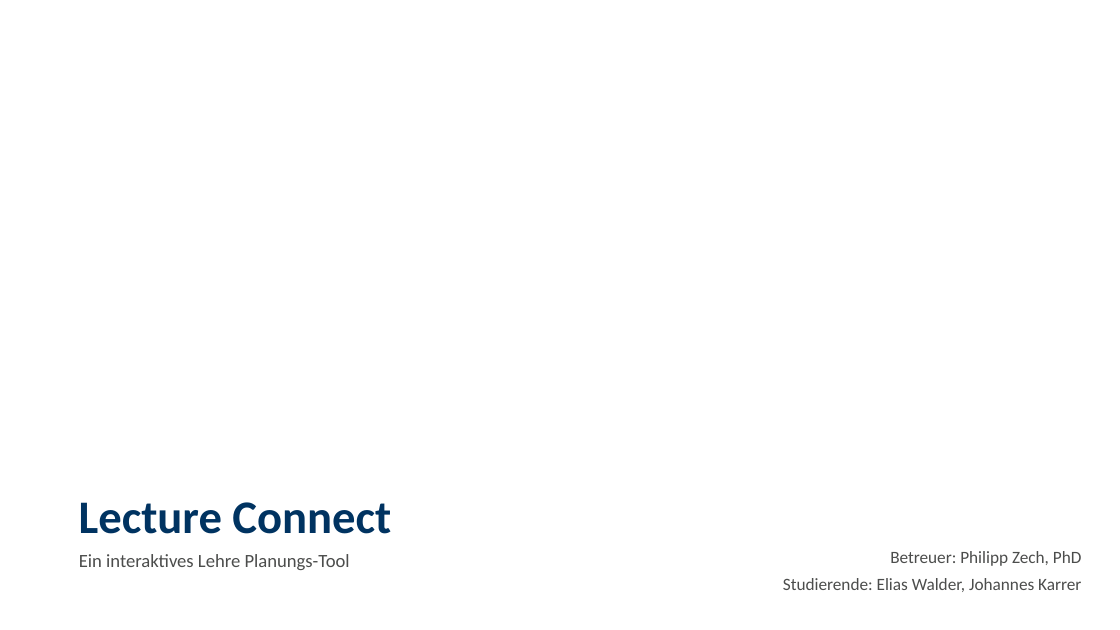
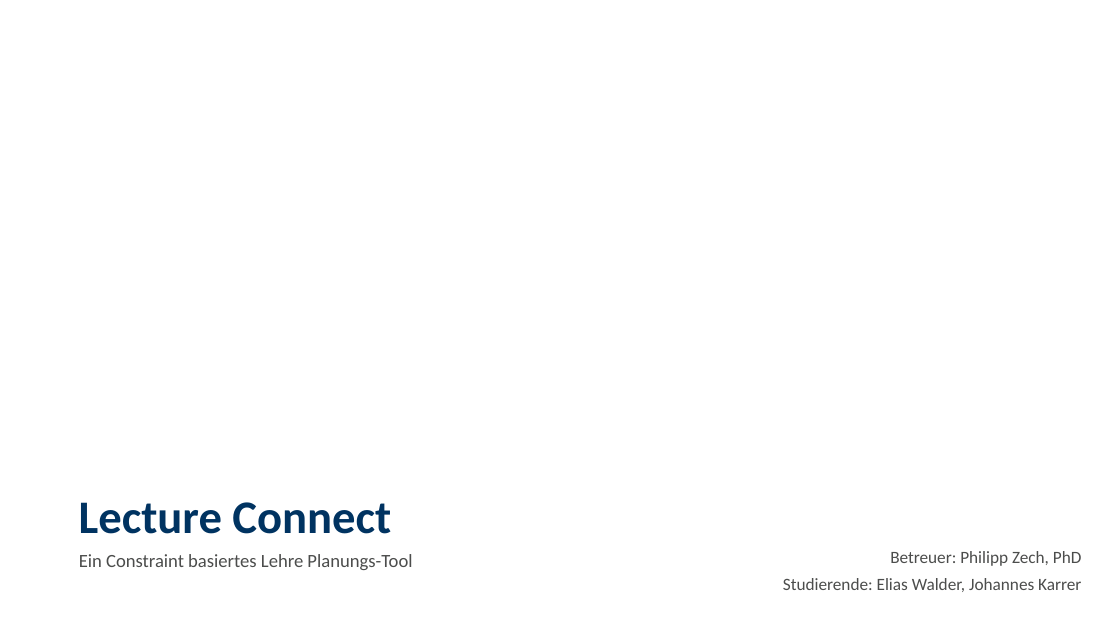
Before and after one commit to Darkuna/Lecture-Connect, a slide deck: slide 1 of Doku/Initiale Präsentation/pp-uniinnsbruck-vorlage-de-en-2023.pptx. Drawn at 1120x630 pixels with LibreOffice and Linux fonts; fonts in the diff are those of the drawing; background and template pictures are left out. Boxes give left, top, right and bottom in pixels: in the first picture for what was removed or moved away, otherwise in the second. Text is boxed around its words. In the diff, an @@ line names an element or a change of style, - is before the commit and + after.

```diff
--- a/Doku/Initiale Präsentation/pp-uniinnsbruck-vorlage-de-en-2023.pptx
+++ b/Doku/Initiale Präsentation/pp-uniinnsbruck-vorlage-de-en-2023.pptx
@@ text at box(79, 554, 412, 570): text changed @@
-Ein interaktives Lehre Planungs-Tool
+Ein Constraint basiertes Lehre Planungs-Tool
```
Also in this commit, not shown: 5 other slides changed, 5 slides added.
